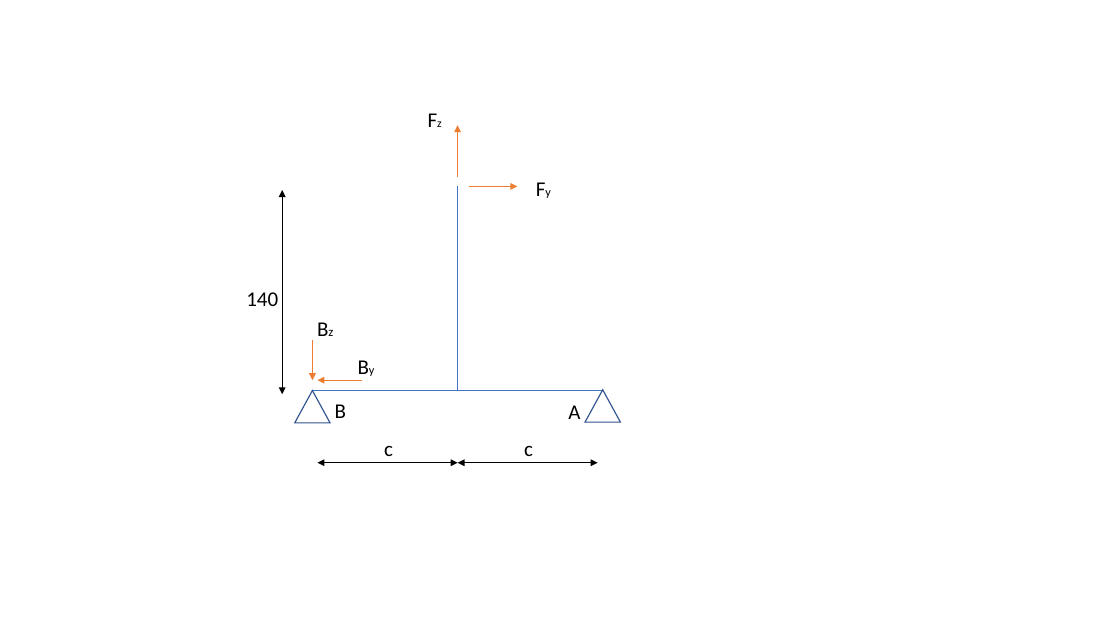
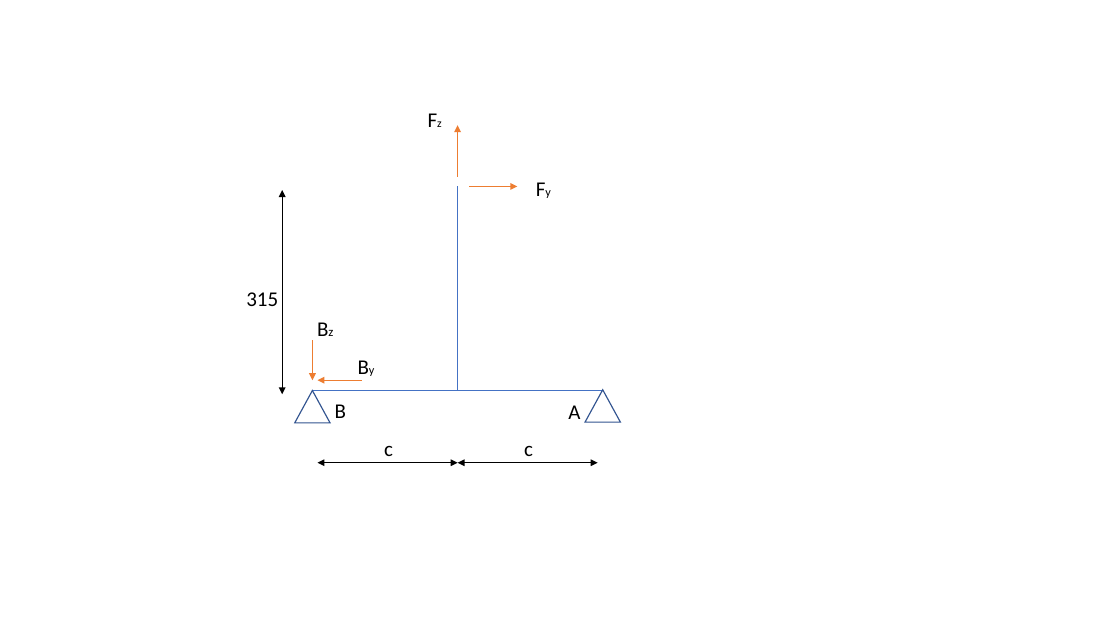
Before and after one commit to MattdewT/KE3, a slide deck: slide 1 of Bolzenlagerung.pptx. Drawn at 1120x630 pixels with LibreOffice and Linux fonts; fonts in the diff are those of the drawing. Boxes give left, top, right and bottom in pixels: in the first picture for what was removed or moved away, otherwise in the second. Text is boxed around its words. In the diff, an @@ line names an element or a change of style, - is before the commit and + after.

```diff
--- a/Bolzenlagerung.pptx
+++ b/Bolzenlagerung.pptx
@@ text at (x1=246, y1=292, x2=278, y2=306): text changed @@
-140
+315
```
Also in this commit, not shown: 17 other files.
